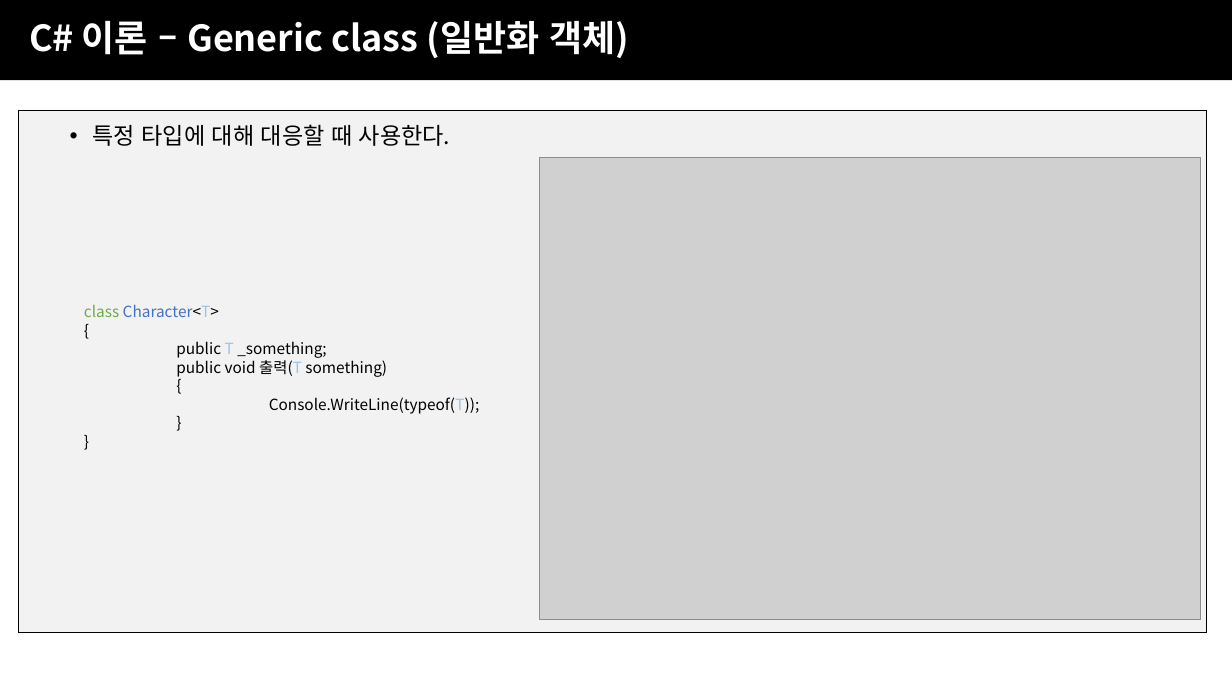
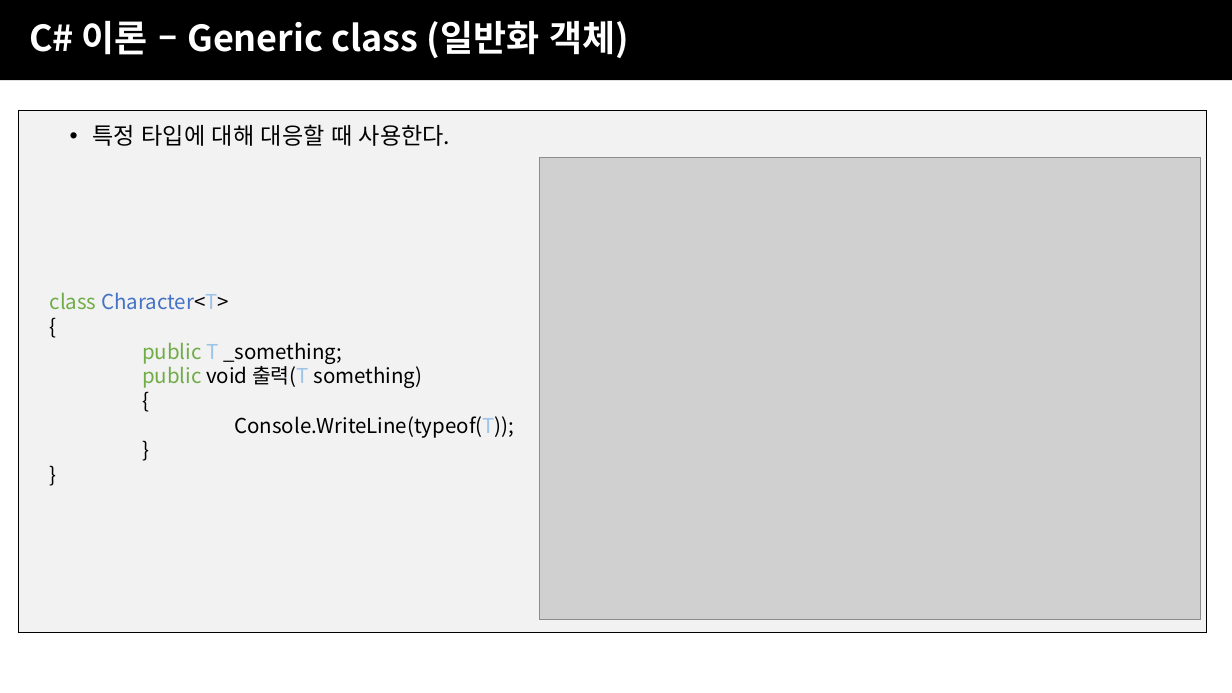
Before and after one commit to JJaery/SBSGameAcademy3, a slide deck: slide 67 of 2주차/SBS게임아카데미_UNITY주말4개월_2주차.pptx (slide 58 before the commit). Drawn at 1232x693 pixels with LibreOffice and Linux fonts; fonts in the diff are those of the drawing; grey boxes stand for pictures; background and template pictures are left out. Boxes give left, top, right and bottom in pixels: in the first picture for what was removed or moved away, otherwise in the second. Text is boxed around its words. In the diff, an @@ line names an element or a change of style, - is before the commit and + after.

```diff
--- a/2주차/SBS게임아카데미_UNITY주말4개월_2주차.pptx
+++ b/2주차/SBS게임아카데미_UNITY주말4개월_2주차.pptx
@@ text "class Character<T>": place and size @@
-text "class Character<T>" at (84, 304, 480, 414)
+text "class Character<T>" at (50, 292, 514, 438)
@@ text "class Character<T>" at (50, 292, 514, 438): size 12 to 16 pt; text colour #000000 to #70AD47 in "public", "public" @@
```
Also in this commit, not shown: 18 other slides changed, 9 slides added.
